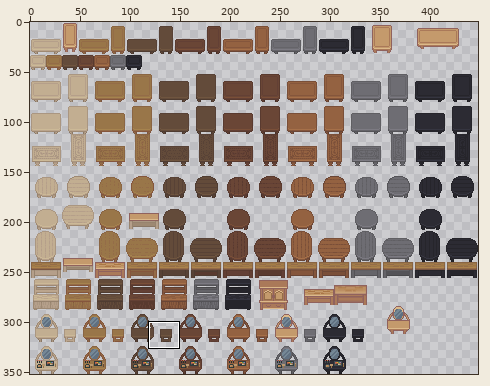
Sprite sheet: assets/images/Interior/furniture/tables.png. Above: a wide view before the commit, with the close-up outlined.
Close-up. First the earlier version:
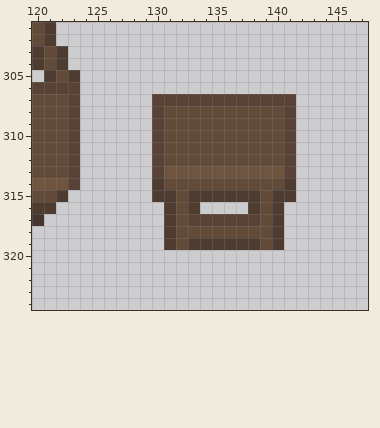
The file is 448x352 pixels. Colours within 5 levels of each other are drawn and written as one. Shown: x 120..147, y 301..324.
Once edited:
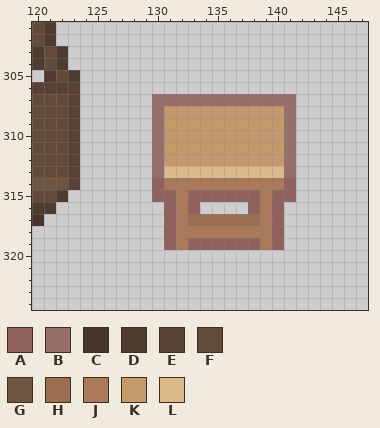
Palette (. is transparent): A #90625d  B #966f6a  C #47362d  D #4f3c31  E #584236  F #634b3a  G #6f553f  H #9b6e50  J #aa7959  K #c49a6c  L #dcb98a
Difference:
y 307: x 130..141 EEEEEEEEEEEE -> BBBBBBBBBBBB
y 308..312: x 130..141 EFFFFFFFFFFE -> BKKKKKKKKKKB
y 313: x 130..141 EGGGGGGGGGGE -> BLLLLLLLLLLB
y 314: x 130..141 DFFFFFFFFFFD -> AJJJJJJJJJJA
y 315: x 130..141 DDFDDDDDDFDD -> AAJAAAAAAJAA
y 316: x 131..133 DFD -> AJA; x 138..140 DFD -> AJA
y 317: x 131..140 DFEEEEEEFD -> AJHHHHHHJA
y 318: x 131..140 DFFFFFFFFD -> AJJJJJJJJA
y 319: x 131..140 DFDDDDDDFD -> AJAAAAAAJA
